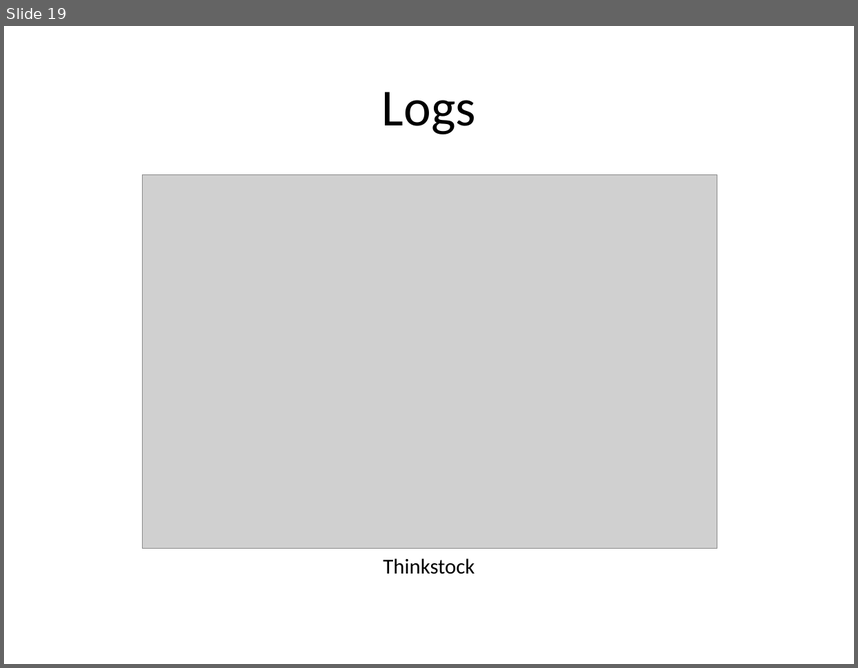
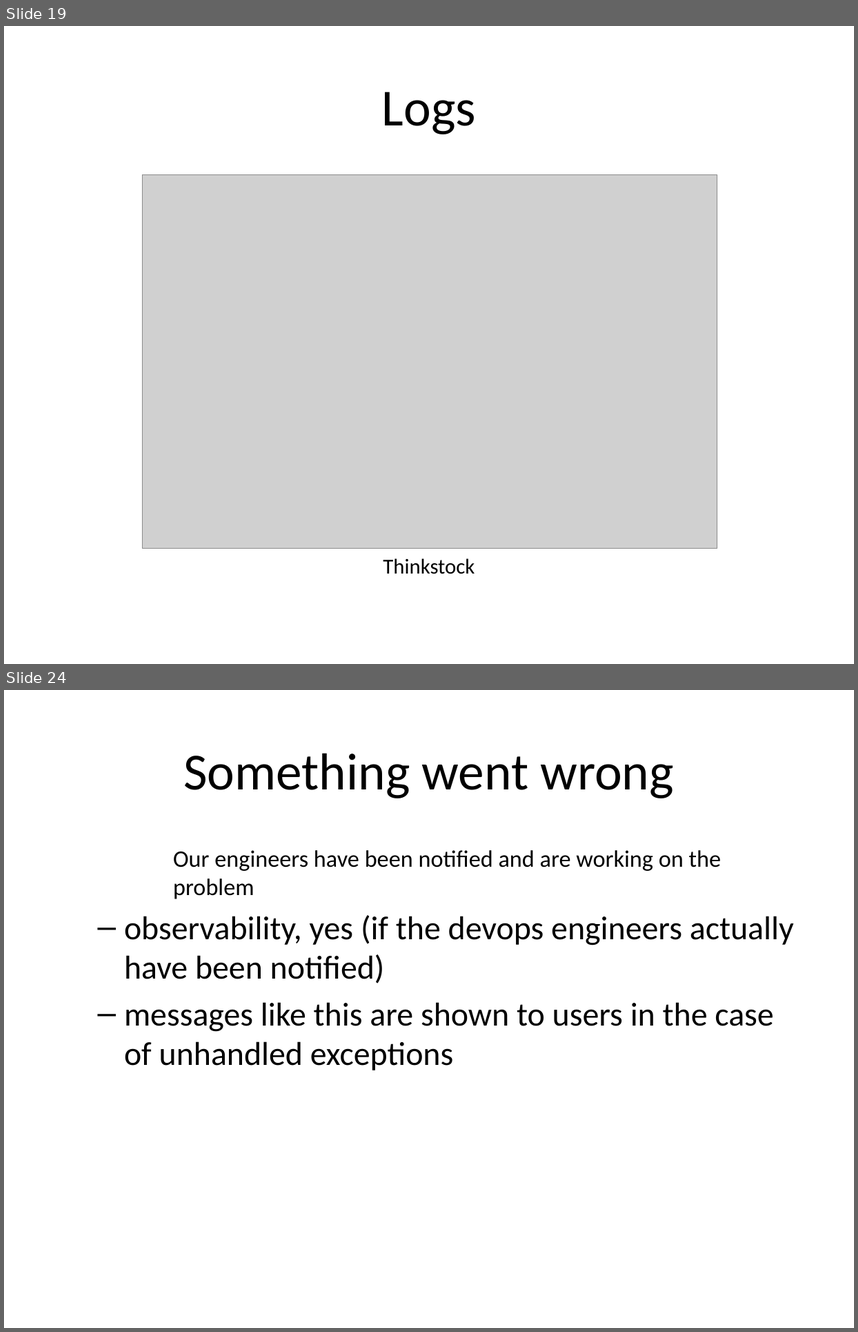
Before and after one commit to rhildred/INFO8985, a slide deck: observability/slides.pptx. Shown one above the other, each under a label of ours: slide 19 before the commit, slides 19 and 24 after it; the slides between them are not shown. The pictures are 858x668 and 858x1332 pixels, drawn with LibreOffice and Linux fonts; fonts in the diff are those of the drawing; grey boxes stand for pictures. Boxes give left, top, right and bottom in pixels: in the first picture for what was removed or moved away, otherwise in the second. Text is boxed around its words. In the diff, an @@ line names an element or a change of style, - is before the commit and + after.

```diff
--- a/observability/slides.pptx
+++ b/observability/slides.pptx
@@ slide 24 added at (4, 690, 854, 1328), background #FFFFFF @@
@@ title added at (183, 753, 673, 798), 44 pt, text #000000 @@
+Something went wrong
@@ text added at (124, 850, 794, 1070), 28 pt, text #000000 @@
+Our engineers have been notified and are working on the problem
+  – observability, yes (if the devops engineers actually have been notified)
+  – messages like this are shown to users in the case of unhandled exceptions
```
Also in this commit, not shown: 6 other slides added, 16 other files.
